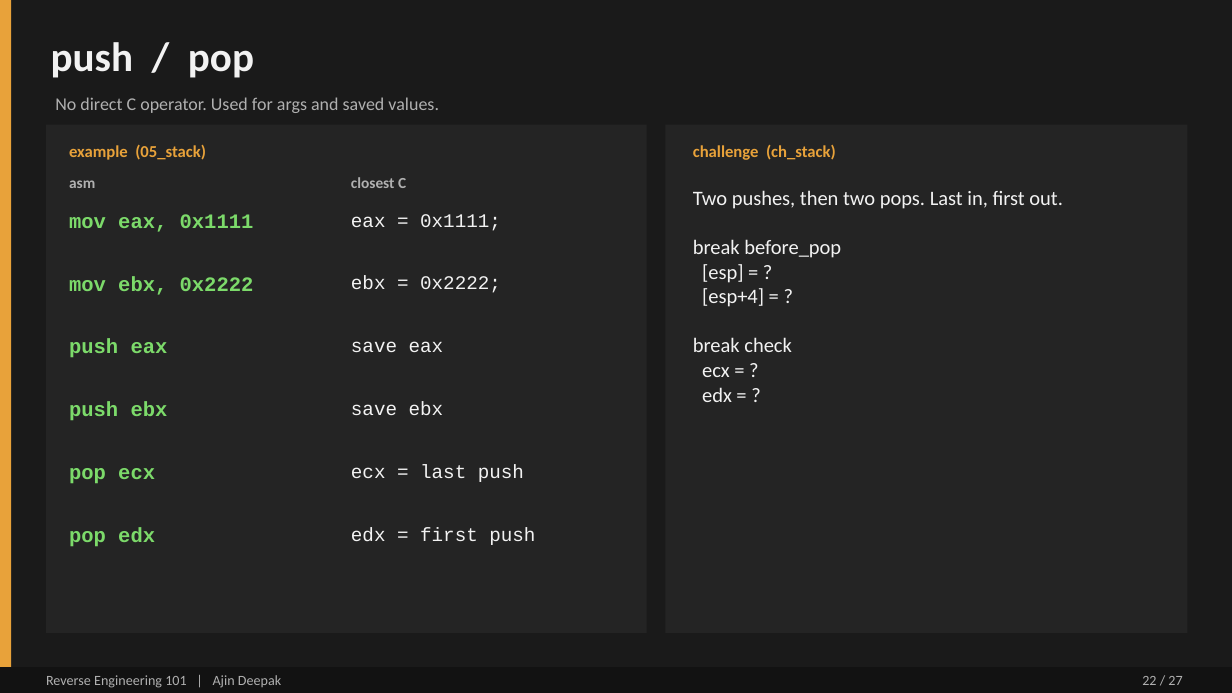
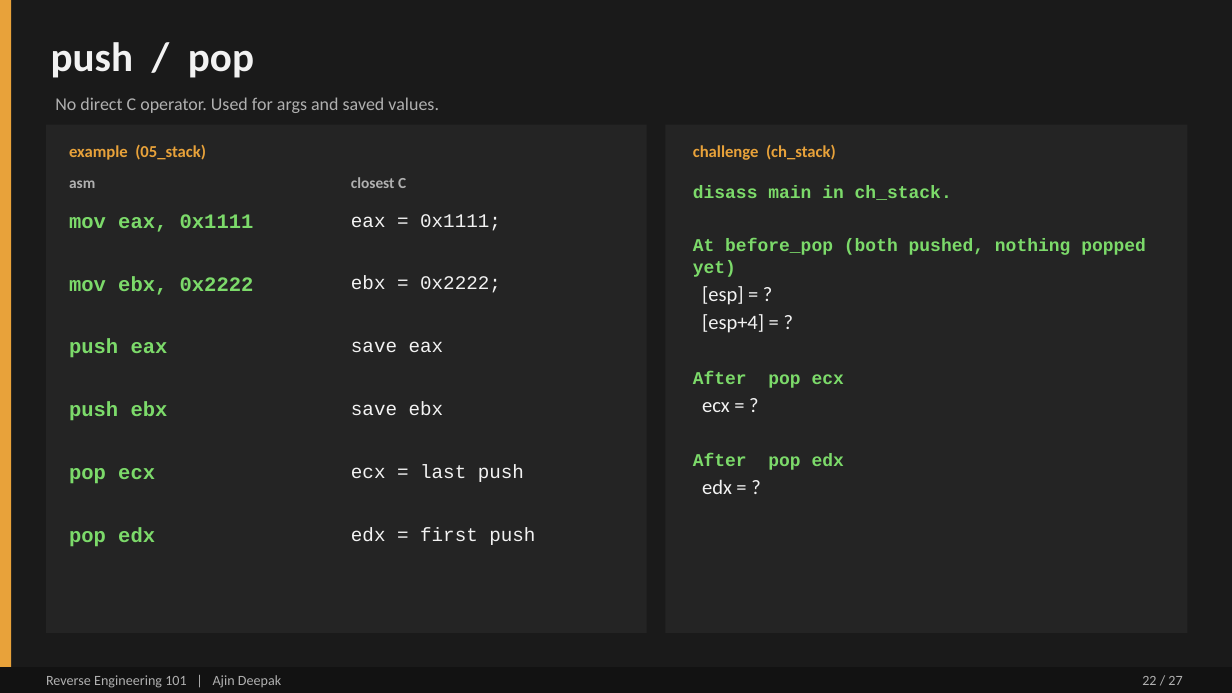
Before and after one commit to DERE-ad2001/reverse-engineering-101, a slide deck: slide 22 of Reverse Engineering 101.pptx. Drawn at 1232x693 pixels with LibreOffice and Linux fonts; fonts in the diff are those of the drawing. Boxes give left, top, right and bottom in pixels: in the first picture for what was removed or moved away, otherwise in the second. Text is boxed around its words. In the diff, an @@ line names an element or a change of style, - is before the commit and + after.

```diff
--- a/Reverse Engineering 101.pptx
+++ b/Reverse Engineering 101.pptx
@@ text at [693,185,1146,494]: text changed; size 16 to 14 pt; font Calibri to Courier New; text colour #F2F2F2 to #7CDA6A; bold on @@
-Two pushes, then two pops. Last in, first out.
-break before_pop
-[esp] = ?
-[esp+4] = ?
-break check
-ecx = ?
-edx = ?
+disass main in ch_stack.
+At before_pop (both pushed, nothing popped yet)
+[esp] = ?
+[esp+4] = ?
+After pop ecx
+ecx = ?
+After pop edx
+edx = ?
```
Also in this commit, not shown: 5 other slides changed.
